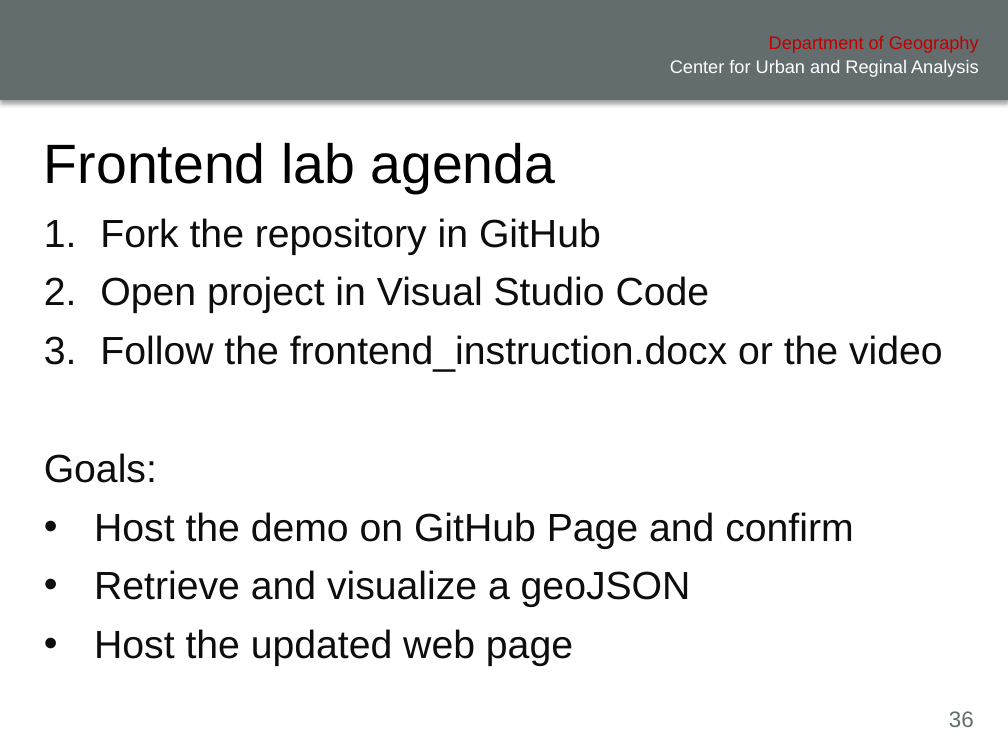
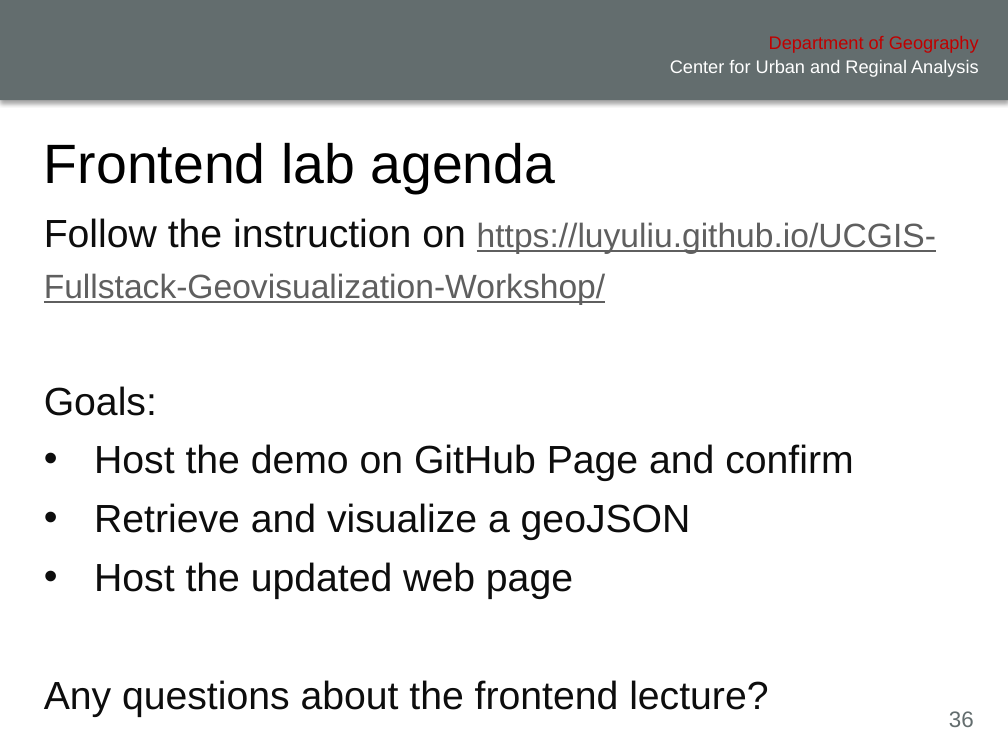
Before and after one commit to xiaohuiliugis/UCGIS-Fullstack-Geovisualization-Workshop, a slide deck: slide 36 of doc/presentation.pptx. Drawn at 1008x756 pixels with LibreOffice and Linux fonts; fonts in the diff are those of the drawing; background and template pictures are left out. Boxes give left, top, right and bottom in pixels: in the first picture for what was removed or moved away, otherwise in the second. Text is boxed around its words. In the diff, an @@ line names an element or a change of style, - is before the commit and + after.

```diff
--- a/doc/presentation.pptx
+++ b/doc/presentation.pptx
@@ text at box(44, 218, 936, 305): text changed; size 28 to 24 pt; text colour #0D0D0D to #5F5F5F @@
-1. Fork the repository in GitHub
-2. Open project in Visual Studio Code
-3. Follow the frontend_instruction.docx or the video
+Follow the instruction on https://luyuliu.github.io/UCGIS-Fullstack-Geovisualization-Workshop/
@@ text at box(44, 680, 768, 717): paragraph added @@
+Any questions about the frontend lecture?
```
Also in this commit, not shown: 12 other slides changed, 1 other file.
